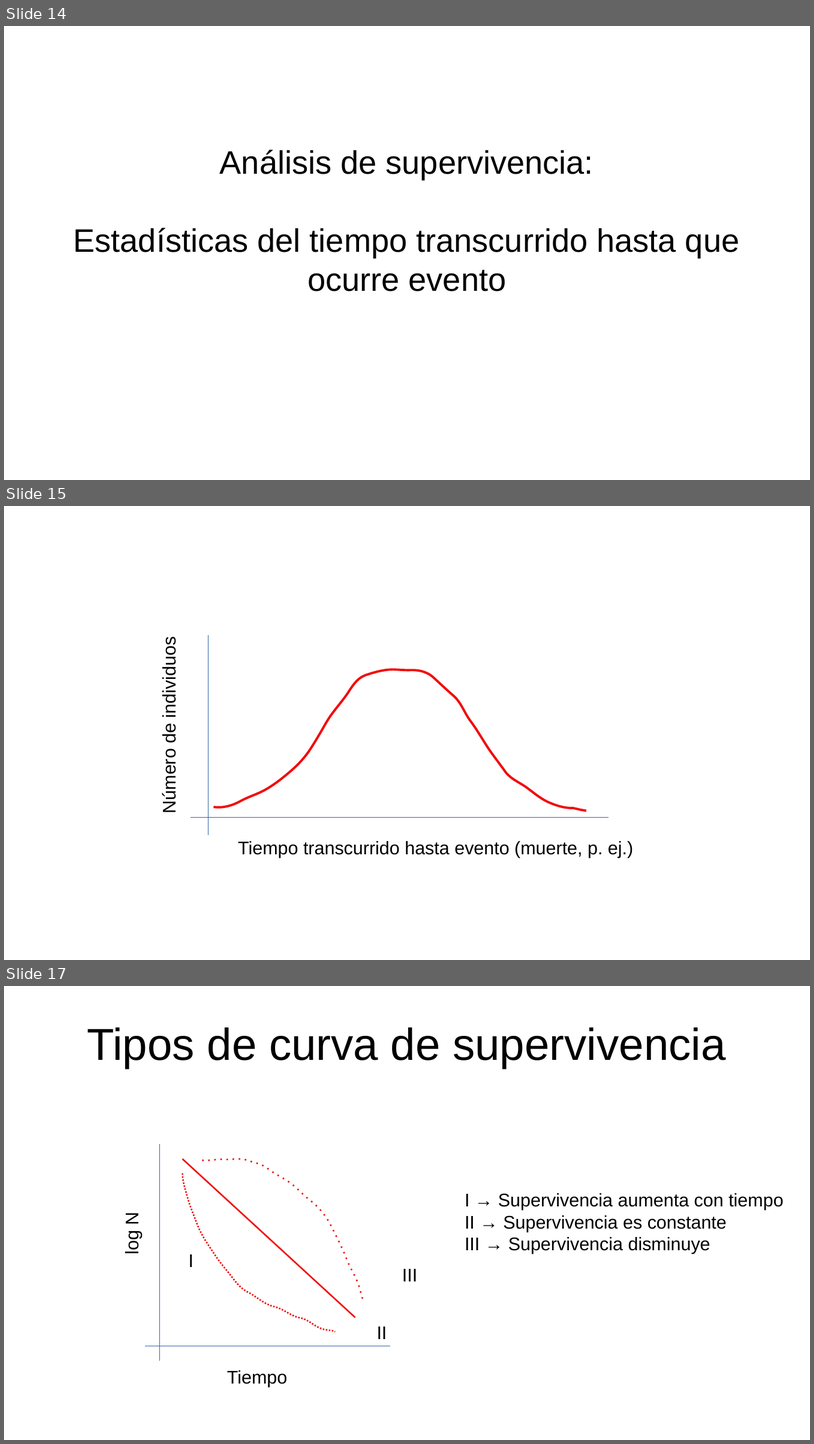
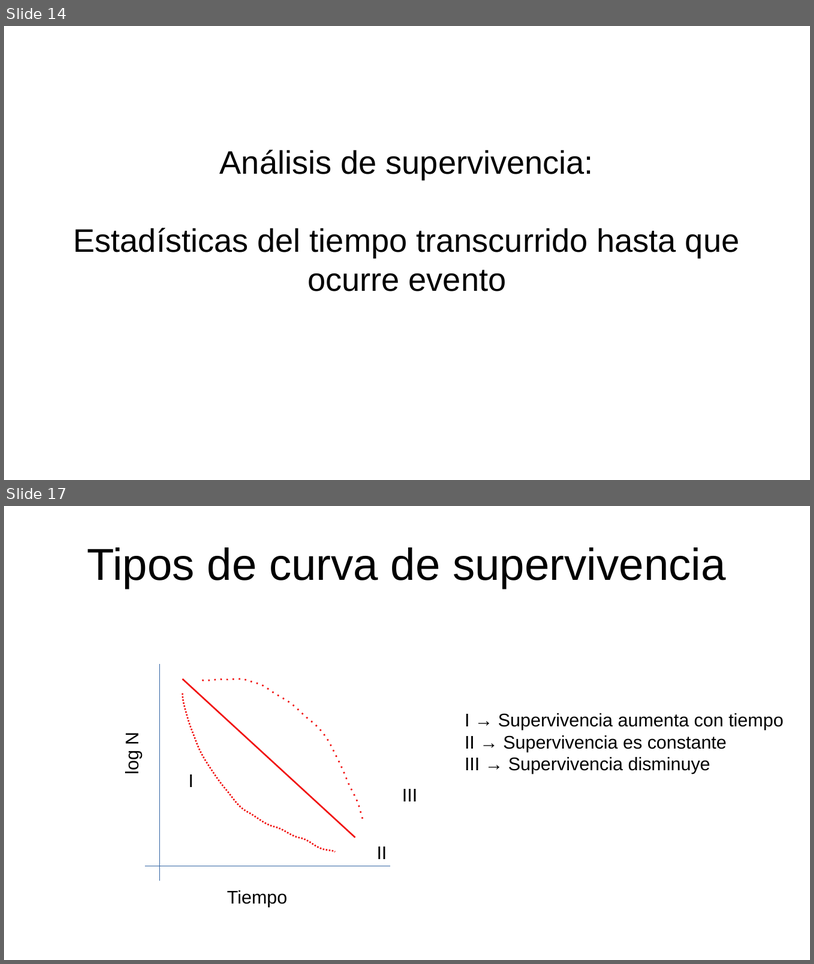
Before and after one commit to gerardommc/Ecologia-Teorica-II, a slide deck: Nicho/Caso-demografico.odp. Shown one above the other, each under a label of ours: slides 14, 15 and 17 before the commit, slides 14 and 17 after it; the slides between them are not shown. The pictures are 814x1444 and 814x964 pixels, drawn with LibreOffice and Linux fonts; fonts in the diff are those of the drawing. Boxes give left, top, right and bottom in pixels: in the first picture for what was removed or moved away, otherwise in the second. Text is boxed around its words. In the diff, an @@ line names an element or a change of style, - is before the commit and + after.

```diff
--- a/Nicho/Caso-demografico.odp
+++ b/Nicho/Caso-demografico.odp
@@ slide 15 removed at [4,506,810,960], background #FFFFFF @@
@@ text removed at [159,646,179,811] @@
-Número de individuos
@@ line removed from (209, 835) to (209, 636) @@
@@ freeform shape removed at [214,669,587,810] @@
@@ line removed from (191, 817) to (609, 817) @@
@@ text removed at [238,841,633,858] @@
-Tiempo transcurrido hasta evento (muerte, p. ej.)
```
Also in this commit, not shown: 2 slides changed, 2 slides added.
